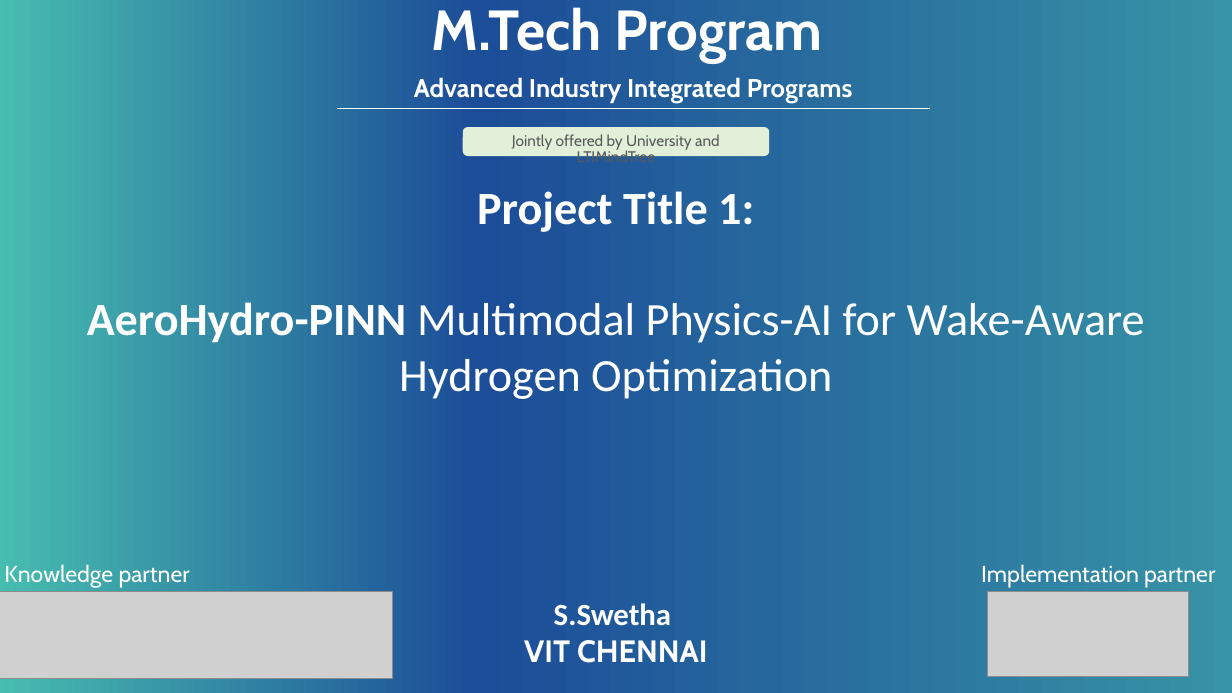
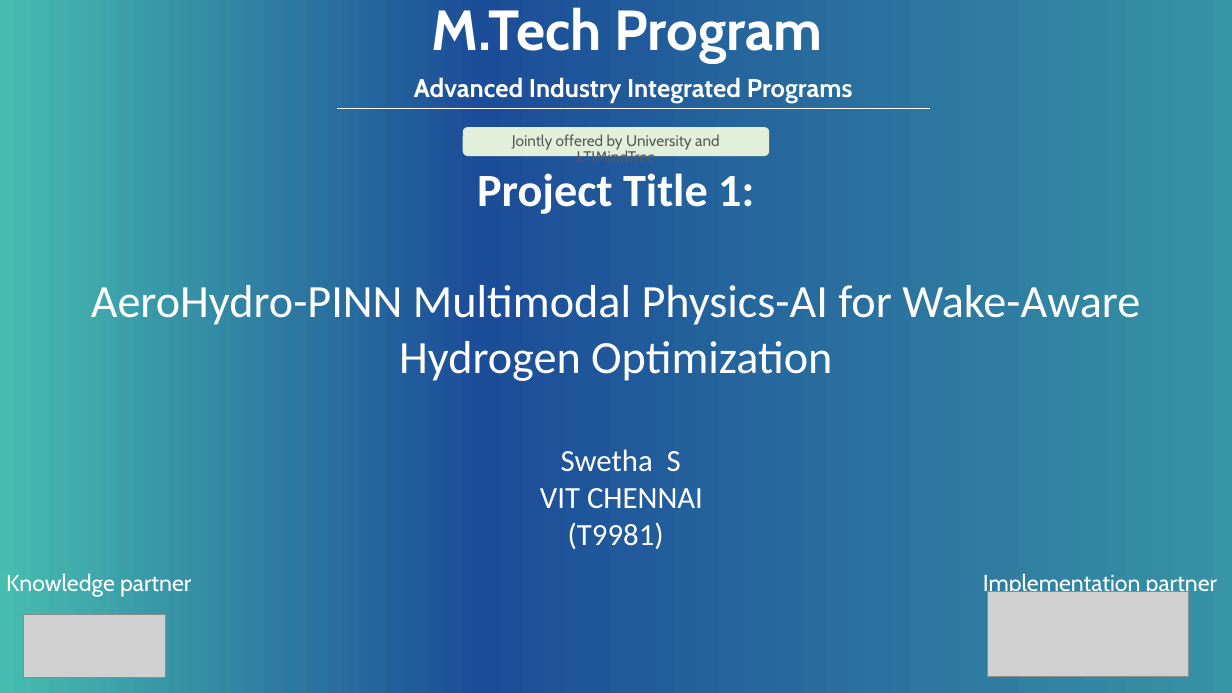
Before and after one commit to SWETHASONA001/LTM_PROEJCT_1, a slide deck: slide 1 of MTech_Project_PPT_Template_V1.pptx. Drawn at 1232x693 pixels with LibreOffice and Linux fonts; fonts in the diff are those of the drawing; grey boxes stand for pictures; background and template pictures are left out. Boxes give left, top, right and bottom in pixels: in the first picture for what was removed or moved away, otherwise in the second. Text is boxed around its words. In the diff, an @@ line names an element or a change of style, - is before the commit and + after.

```diff
--- a/MTech_Project_PPT_Template_V1.pptx
+++ b/MTech_Project_PPT_Template_V1.pptx
@@ text "Project Title 1:" moved from (x1=87, y1=191, x2=1145, y2=663) to (x1=91, y1=173, x2=1140, y2=381) @@
@@ text at (x1=91, y1=279, x2=1140, y2=381): bold off in "AeroHydro-PINN" @@
@@ text added at (x1=540, y1=449, x2=703, y2=549), 24 pt, text #FFFFFF @@
+Swetha S
+VIT CHENNAI
+(T9981)
@@ table resized from (x1=0, y1=556, x2=1232, y2=693) to (x1=0, y1=565, x2=1232, y2=693) @@
@@ picture removed at (x1=0, y1=592, x2=393, y2=679) @@
@@ picture added at (x1=23, y1=615, x2=165, y2=677) @@
@@ text at (x1=524, y1=603, x2=708, y2=663): paragraphs removed @@
-S.Swetha
-VIT CHENNAI
```
Also in this commit, not shown: 9 other slides changed, 19 slides added, 3 slides removed.
